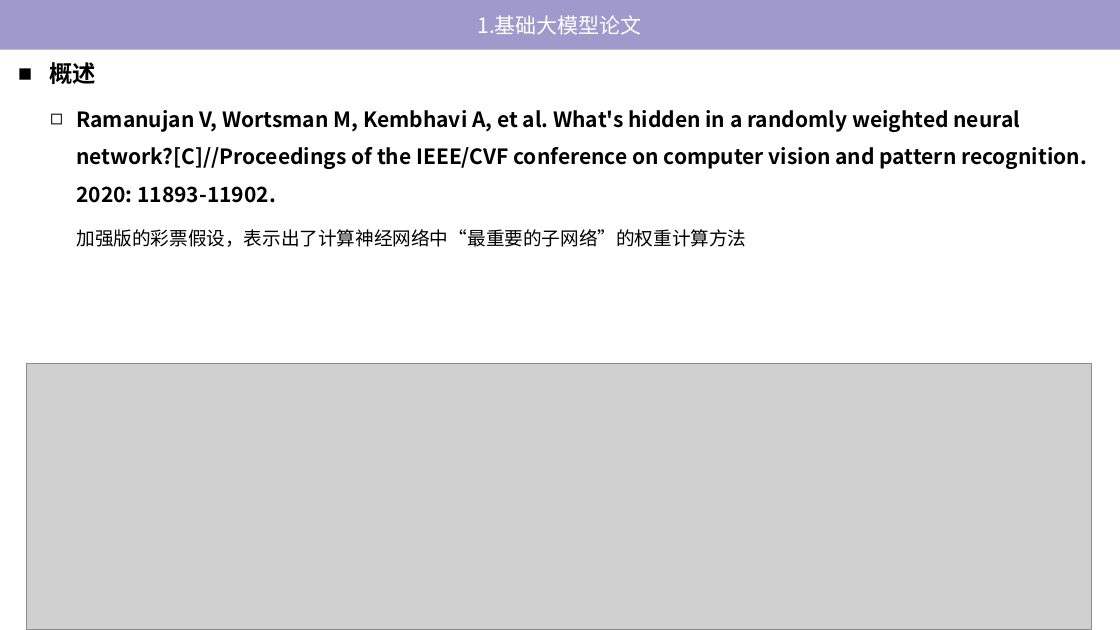
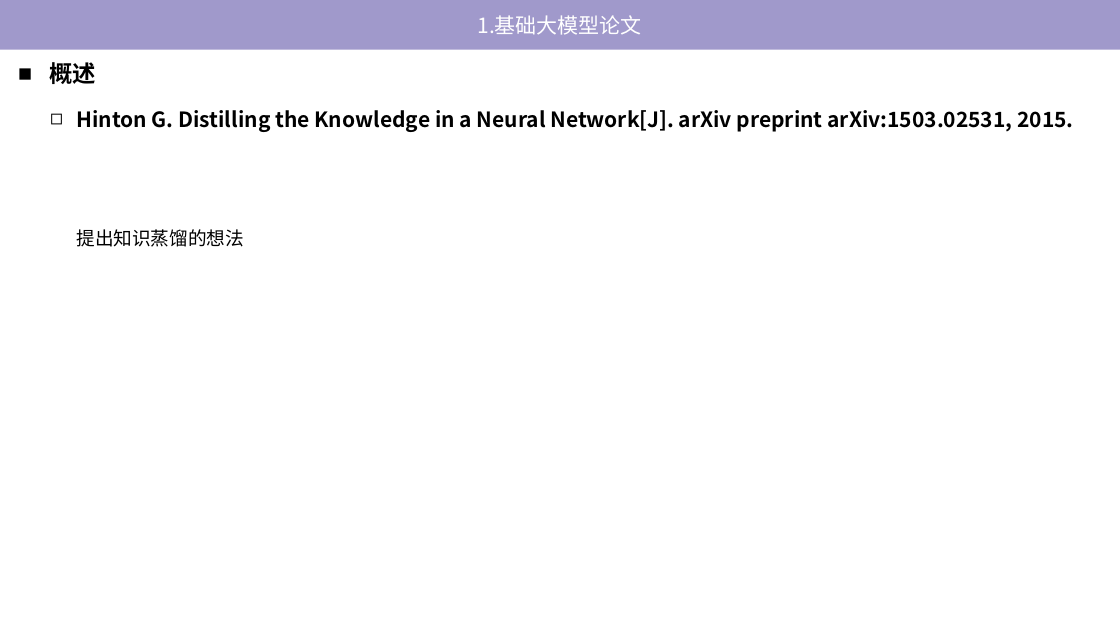
Before and after one commit to tj-messi/cv-computer-visual-tj, a slide deck: slide 6 of 0.组会记录/2024-11-21/report-2024-11-21.pptx. Drawn at 1120x630 pixels with LibreOffice and Linux fonts; fonts in the diff are those of the drawing; grey boxes stand for pictures. Boxes give left, top, right and bottom in pixels: in the first picture for what was removed or moved away, otherwise in the second. Text is boxed around its words. In the diff, an @@ line names an element or a change of style, - is before the commit and + after.

```diff
--- a/0.组会记录/2024-11-21/report-2024-11-21.pptx
+++ b/0.组会记录/2024-11-21/report-2024-11-21.pptx
@@ text at (x1=76, y1=110, x2=1073, y2=132): text changed @@
-◻ Ramanujan V, Wortsman M, Kembhavi A, et al. What's hidden in a randomly weighted neural network?[C]//Proceedings of the IEEE/CVF conference on computer vision and pattern recognition. 2020: 11893-11902.
+◻ Hinton G. Distilling the Knowledge in a Neural Network[J]. arXiv preprint arXiv:1503.02531, 2015.
@@ text at (x1=77, y1=229, x2=244, y2=247): text changed @@
-加强版的彩票假设，表示出了计算神经网络中“最重要的子网络”的权重计算方法
+提出知识蒸馏的想法
@@ picture removed at (x1=26, y1=363, x2=1091, y2=630) @@
```
Also in this commit, not shown: 2 other slides changed, 1 other file.
